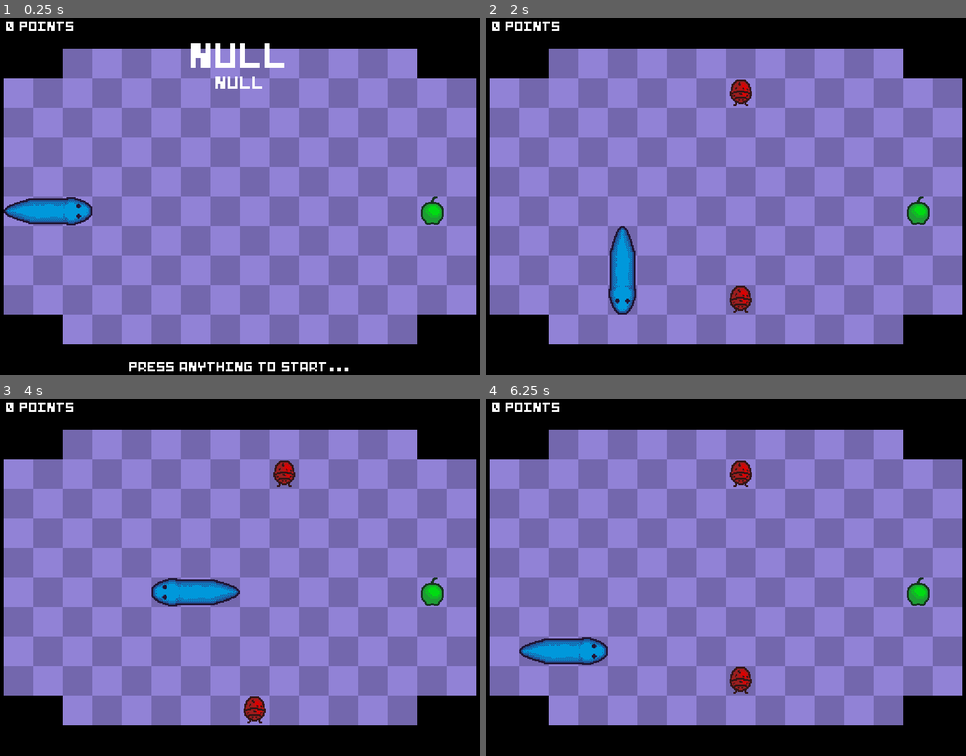
Above: before the commit, frames 1-4 (two rows, left to right).
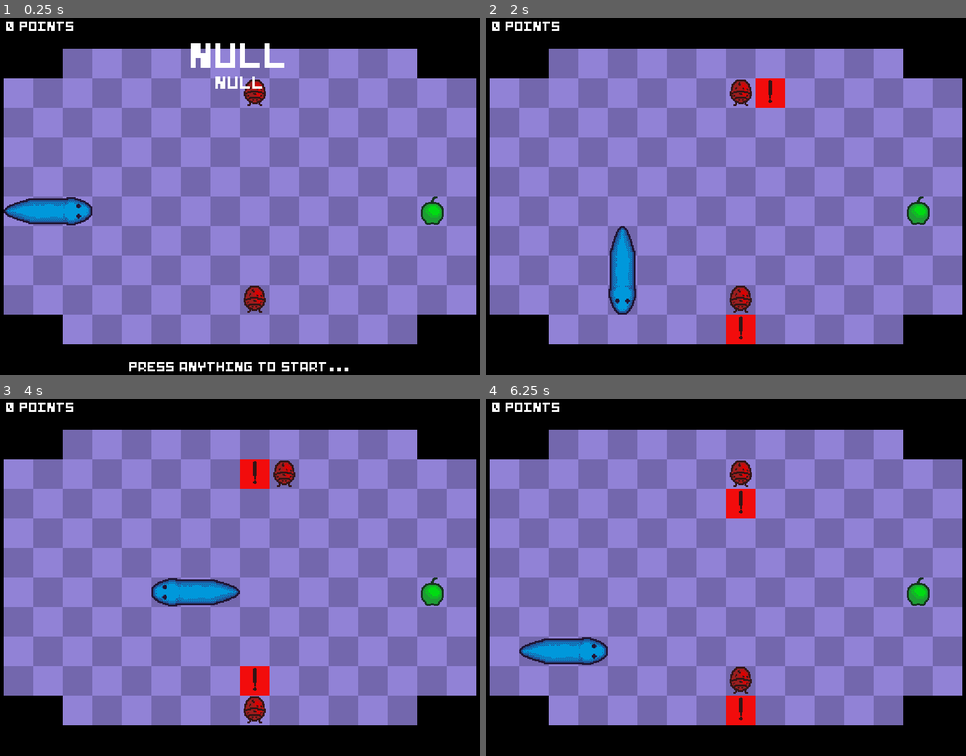
Above: after the commit, the same moments.

Repository: Ncsc2401/Fog-Snake
Game: Godot game, scene res://Levels/level_6.tscn
Two runs of this game, one before a commit and one after it. Both use one fixed random seed, a clock stepped at 60 frames per second and the inputs below. This scene is started directly instead of the project's main scene. Sound files missing from this copy of the repository are replaced by a short silence.
Inputs:
- Up to frame 1 (0.25 s): no input
- Up to frame 2 (2 s): tap Enter at 0.5 s; hold D (Right) 0.53-1.28 s; hold Space (Select) 0.53-1.28 s; hold S (Down) from 1.28 s (still down); tap Space (Select) at 1.35 s
- Up to frame 3 (4 s): release S (Down) at 2.03 s; hold D (Right) 2.03-2.78 s; hold Space (Select) 2.03-2.78 s; hold Up (Up) 2.78-3.53 s; tap Space (Select) at 2.85 s; hold A (Left) from 3.53 s (still down); hold Space (Select) from 3.53 s (still down)
- Up to frame 4 (6.25 s): release Space (Select) at 4.28 s; tap Space (Select) at 4.35, 5.85 s; release A (Left) at 5.03 s; hold S (Down) 5.03-5.78 s; hold Space (Select) 5.03-5.78 s; hold D (Right) from 5.78 s (still down)

The runs differ from the first frame. In frame 1, 0.5% of the frame differs, in the area x 50-56%, y 17-83%; in frame 2, 1.0%, in the area x 50-63%, y 16-92%; in frame 3, 1.0%; in frame 4, 1.0%.

Commit message:
I forgot what I added

Diff:
--- a/LevelMapData/level_10.tres
+++ b/LevelMapData/level_10.tres
@@ -10,7 +10,7 @@
 id = 21
 save_name = "level_10"
 level_name = "Double trouble"
-objective = "Get 30"
+objective = "Get 30 points"
 level_scene = ExtResource("1_ma57h")
 up_level = ExtResource("3_bmio1")
 metadata/_custom_type_script = "uid://7wwtq4kmxin"
--- a/Levels/bonus_5.tscn
+++ b/Levels/bonus_5.tscn
@@ -71,7 +71,7 @@
 [node name="LevelManager" parent="." unique_id=1303606008 node_paths=PackedStringArray("game_over_menu", "score_ui") instance=ExtResource("8_pqiv6")]
 board_data = ExtResource("9_hlpcn")
 win_condition = SubResource("Resource_34erp")
-game_tick_time = 0.05
+initial_game_tick_time = 0.05
 game_over_menu = NodePath("../UI/GameOverMenu")
 score_ui = NodePath("../UI/Score")
 
--- a/Levels/bonus_6.tscn
+++ b/Levels/bonus_6.tscn
@@ -72,7 +72,7 @@
 [node name="LevelManager" parent="." unique_id=1303606008 node_paths=PackedStringArray("game_over_menu", "score_ui") instance=ExtResource("8_eygdh")]
 board_data = ExtResource("9_ytx78")
 win_condition = SubResource("Resource_34erp")
-game_tick_time = 0.05
+initial_game_tick_time = 0.05
 game_over_menu = NodePath("../UI/GameOverMenu")
 score_ui = NodePath("../UI/Score")
 
--- a/Levels/level_6.tscn
+++ b/Levels/level_6.tscn
@@ -47,11 +47,6 @@
 spawn_table = Array[ExtResource("6_ce5na")]([SubResource("Resource_nb51f")])
 metadata/_custom_type_script = "uid://3s5fmo1ne7gy"
 
-[sub_resource type="Resource" id="Resource_ksj5j"]
-script = ExtResource("10_gpb84")
-points_to_win = 12
-metadata/_custom_type_script = "uid://dh5gms1csyc1n"
-
 [sub_resource type="Resource" id="Resource_gpb84"]
 script = ExtResource("15_ce5na")
 entry_name = "Ladybug"
@@ -62,6 +57,11 @@
 script = ExtResource("14_cc6nk")
 spawn_table = Array[ExtResource("15_ce5na")]([SubResource("Resource_gpb84")])
 metadata/_custom_type_script = "uid://6qt5wixa50el"
+
+[sub_resource type="Resource" id="Resource_ksj5j"]
+script = ExtResource("10_gpb84")
+points_to_win = 12
+metadata/_custom_type_script = "uid://dh5gms1csyc1n"
 
 [node name="Level6" type="Node2D" unique_id=84585901]
 
@@ -83,16 +83,16 @@
 level_manager = NodePath("../LevelManager")
 spawn_table_resource = SubResource("Resource_nnt18")
 
+[node name="EnemySpawner" parent="." unique_id=1146343413 node_paths=PackedStringArray("level_manager") instance=ExtResource("13_sio2j")]
+level_manager = NodePath("../LevelManager")
+initial_enemy_pos = Array[Vector2i]([Vector2i(0, -4), Vector2i(0, 3)])
+spawn_table_resource = SubResource("Resource_smkgk")
+
 [node name="LevelManager" parent="." unique_id=1303606008 node_paths=PackedStringArray("game_over_menu", "score_ui") instance=ExtResource("8_smkgk")]
 board_data = ExtResource("9_qrith")
 win_condition = SubResource("Resource_ksj5j")
 game_over_menu = NodePath("../UI/GameOverMenu")
 score_ui = NodePath("../UI/Score")
-
-[node name="EnemySpawner" parent="." unique_id=1146343413 node_paths=PackedStringArray("level_manager") instance=ExtResource("13_sio2j")]
-level_manager = NodePath("../LevelManager")
-initial_enemy_pos = Array[Vector2i]([Vector2i(0, -4), Vector2i(0, 3)])
-spawn_table_resource = SubResource("Resource_smkgk")
 
 [node name="LevelIntro" parent="." unique_id=39525408 instance=ExtResource("15_smkgk")]
 
--- a/Scripts/Level/level_manager.gd
+++ b/Scripts/Level/level_manager.gd
@@ -4,7 +4,6 @@
 
 var points = 0;
 var won : bool = false;
-var starting_tick;
 var winning_tick;
 
 @export var board_data : BoardData
@@ -12,7 +11,13 @@
 @export var win_condition : BaseWinCondition
 
 ## Amount of secods for each tick
-@export var game_tick_time : float = 0.25
+@export var initial_game_tick_time : float = 0.25
+
+var game_tick_time : float = 0;
+
+## Stores the history of the game_tick_time in a dict in the form game_tick_time : ticks
+var game_tick_time_history : Dictionary[float, float];
+var game_tick_time_starting_tick : int = 0;
 
 @export var game_over_menu : Control;
 @export var score_ui : Control
@@ -28,8 +33,7 @@
 
 	win_condition.level_manager = self
 	points = 0;
-	change_game_speed(game_tick_time)
-	starting_tick = GlobalSignals.ticks;
+	change_game_speed(initial_game_tick_time)
 
 	if board_data == null:
 		push_error("Board data is null on " + name);
@@ -72,7 +76,7 @@
 	# Unlock levels
 	if won:
 		SaveManager.unlock_current_surrounding_levels();
-		new_data.least_time = (winning_tick - starting_tick) * game_tick_time
+		new_data.least_time = calculate_game_time()
 		new_data.tries_to_win = new_data.total_tries;
 		new_data.won = true;
 
@@ -170,8 +174,26 @@
 		spawner.clear_requests()
 
 func change_game_speed(new_speed : float):
+	var delta_tick  = GlobalSignals.ticks - game_tick_time_starting_tick;
+	if !game_tick_time_history.has(game_tick_time):
+		game_tick_time_history[game_tick_time] = delta_tick
+	else:
+		game_tick_time_history[game_tick_time] += delta_tick;
+	game_tick_time_starting_tick = GlobalSignals.ticks;
+
 	game_tick_time = new_speed;
 	GlobalSignals.tick_time = game_tick_time
+
+func calculate_game_time():
+	var time = 0;
+	for key in game_tick_time_history.keys():
+		time += key * game_tick_time_history[key];
+
+	var current_delta_time = (GlobalSignals.ticks - game_tick_time_starting_tick) * game_tick_time;
+
+	time += current_delta_time
+
+	return time;
 
 func get_empty_spaces() -> Array[Vector2i]:
 	var empty_spaces : Array[Vector2i] = [];
--- a/Scripts/Level/multi_level_manager.gd
+++ b/Scripts/Level/multi_level_manager.gd
@@ -98,7 +98,7 @@
 	if won:
 		if SaveManager.multi_level_save_data.least_time == -1:
 			SaveManager.multi_level_save_data.least_time = 0;
-		SaveManager.multi_level_save_data.least_time += (winning_tick - starting_tick) * game_tick_time
+		SaveManager.multi_level_save_data.least_time += calculate_game_time()
 
 func commit_multi_level_data():
 	var new_data = MapLevelSaveableData.new();
Not shown, added: .gitignore
